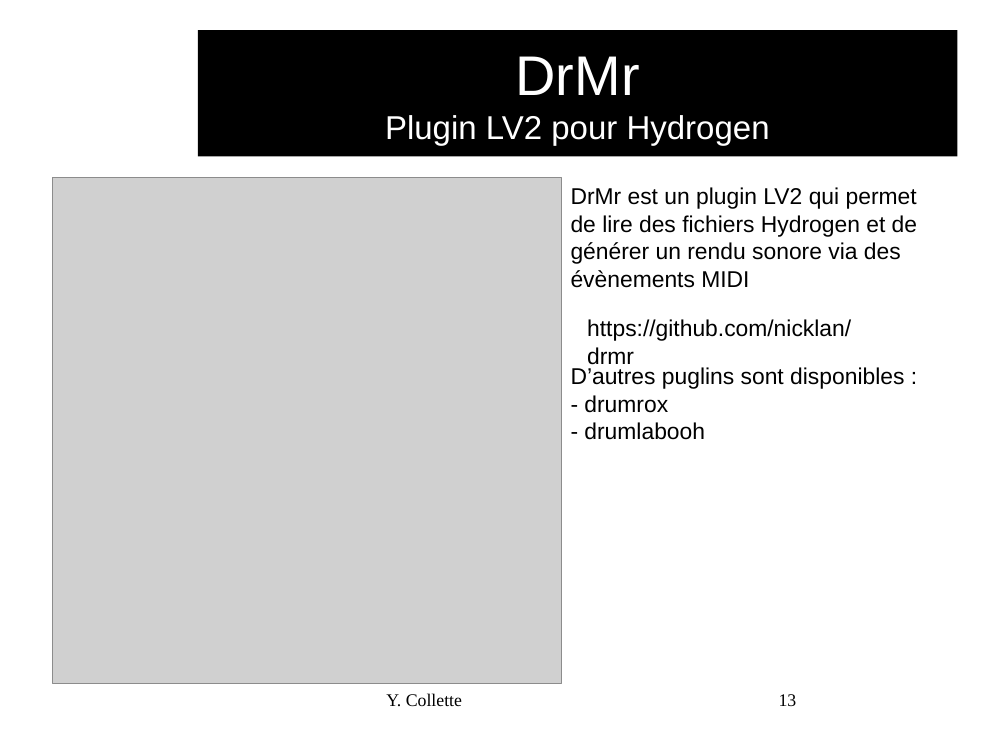
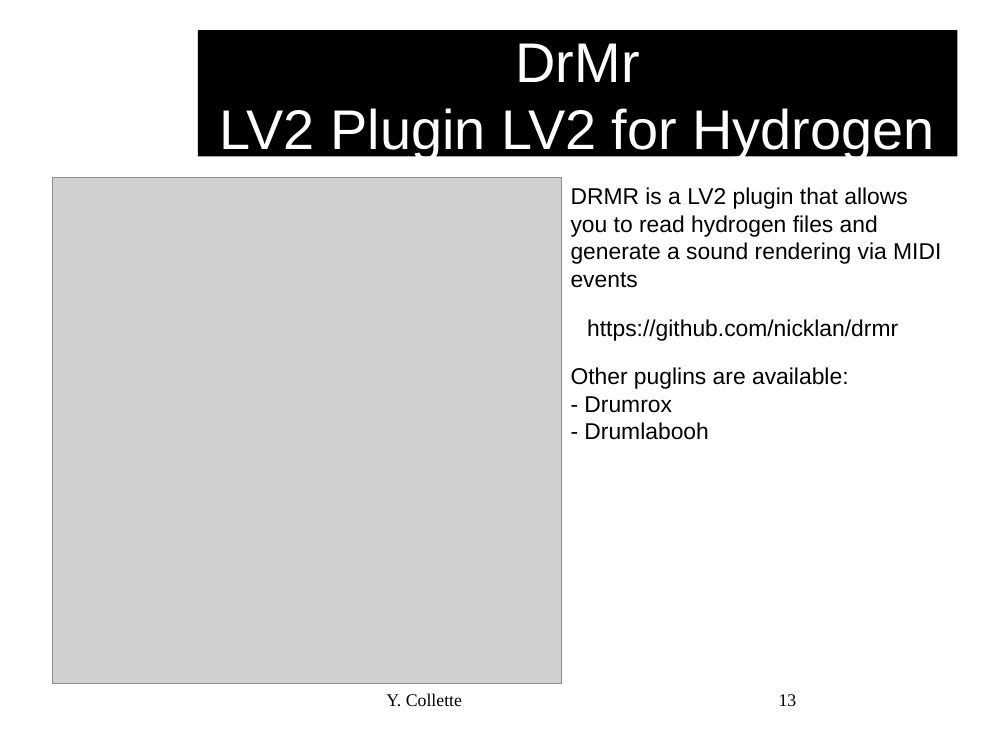
Before and after one commit to audinux/audinux.github.io, a slide deck: slide 13 of workshop/audio/Hydrogen.odp. Drawn at 1008x756 pixels with LibreOffice and Linux fonts; fonts in the diff are those of the drawing; grey boxes stand for pictures; background and template pictures are left out. Boxes give left, top, right and bottom in pixels: in the first picture for what was removed or moved away, otherwise in the second. Text is boxed around its words. In the diff, an @@ line names an element or a change of style, - is before the commit and + after.

```diff
--- a/workshop/audio/Hydrogen.odp
+++ b/workshop/audio/Hydrogen.odp
@@ title at (x1=220, y1=43, x2=934, y2=159): text changed; size 26 to 44 pt @@
-DrMr
-Plugin LV2 pour Hydrogen
+DrMr
+LV2 Plugin LV2 for Hydrogen
@@ text at (x1=571, y1=187, x2=941, y2=288): text changed @@
-DrMr est un plugin LV2 qui permet de lire des fichiers Hydrogen et de générer un rendu sonore via des évènements MIDI
+DRMR is a LV2 plugin that allows you to read hydrogen files and generate a sound rendering via MIDI events
@@ text "https://github.com/nicklan/drmr" rewrapped from (x1=587, y1=319, x2=851, y2=370) to (x1=587, y1=319, x2=898, y2=341) @@
@@ text at (x1=571, y1=367, x2=849, y2=440): text changed @@
-D’autres puglins sont disponibles :
-- drumrox
-- drumlabooh
+Other puglins are available:
+- Drumrox
+- Drumlabooh
```
Also in this commit, not shown: 20 other slides changed, 1 slide added, 1 slide removed, 4 other files.
